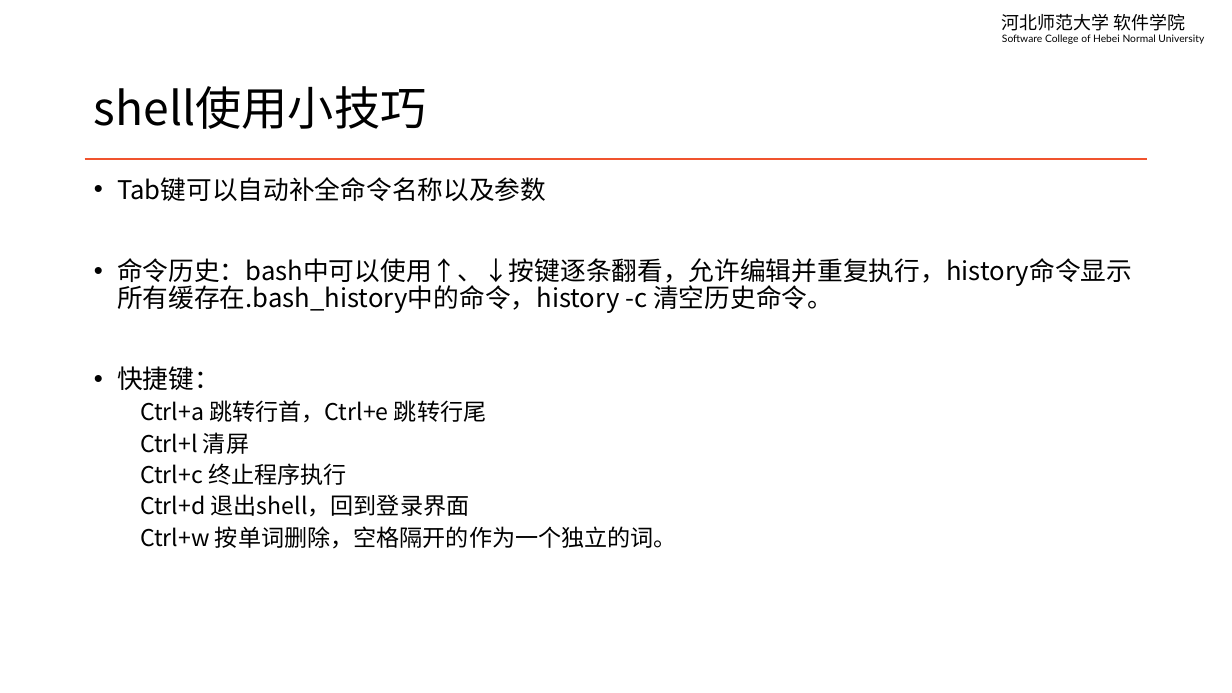
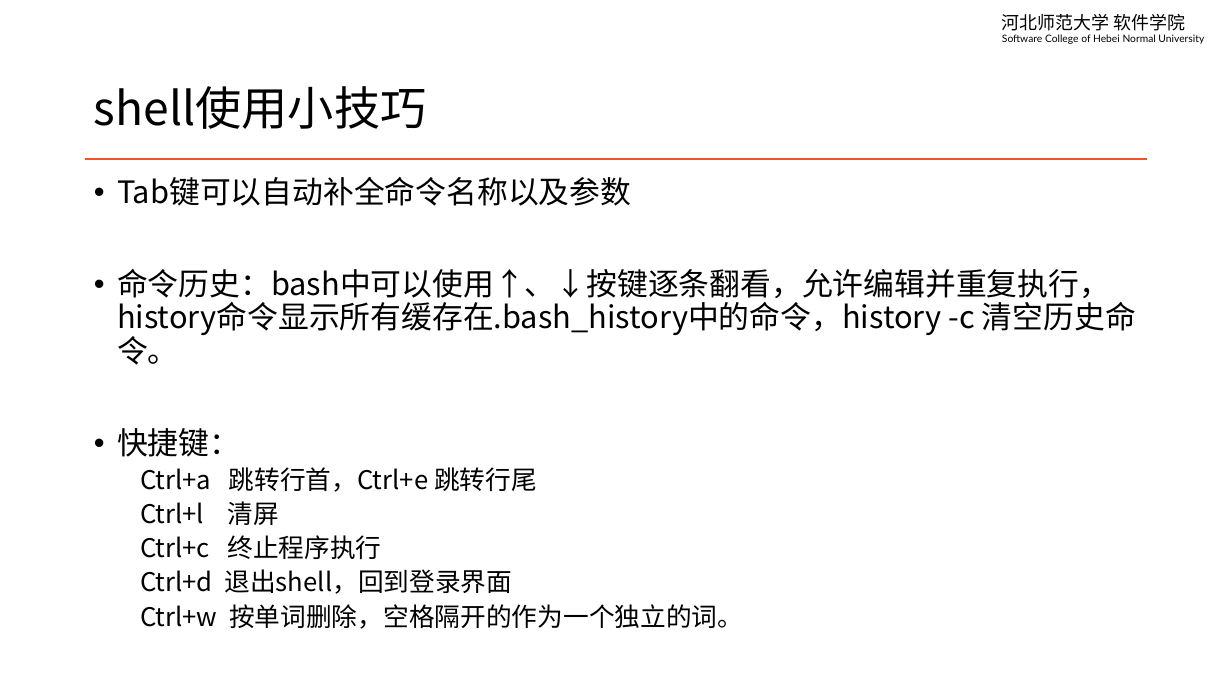
Before and after one commit to edu2act/course-linux-system, a slide deck: slide 10 of materials/slides/ch03-terminal-and-basic.pptx. Drawn at 1232x693 pixels with LibreOffice and Linux fonts; fonts in the diff are those of the drawing. Boxes give left, top, right and bottom in pixels: in the first picture for what was removed or moved away, otherwise in the second. Text is boxed around its words. In the diff, an @@ line names an element or a change of style, - is before the commit and + after.

```diff
--- a/materials/slides/ch03-terminal-and-basic.pptx
+++ b/materials/slides/ch03-terminal-and-basic.pptx
@@ text "Tab键可以自动补全命令名称以及参数" at <box>117,177,1136,629</box>: size 20 to 24 pt in "Tab键可以自动补全命令名称以及参数", "命令历史：bash中可以使用↑、↓按键逐条翻看，允许编辑并重复执行，history命令显示所有缓存在.bash_hist ...", "快捷键："; size 18 to 20 pt in "Ctrl+a 跳转行首，Ctrl+e 跳转行尾", "Ctrl+l 清屏", "Ctrl+c 终止程序执行", "Ctrl+d 退出shell，回到登录界面" and 1 more places @@
```
